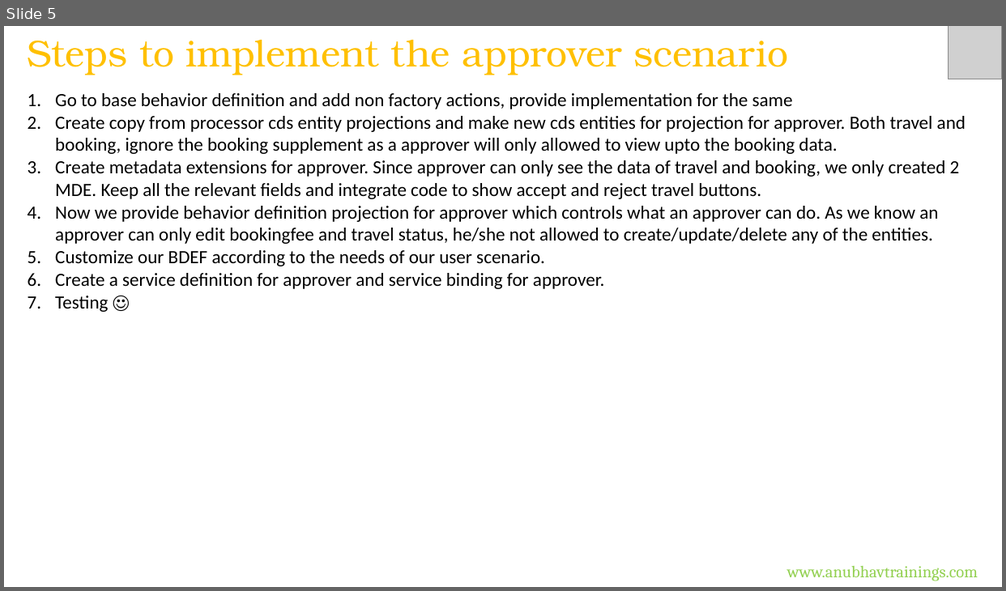
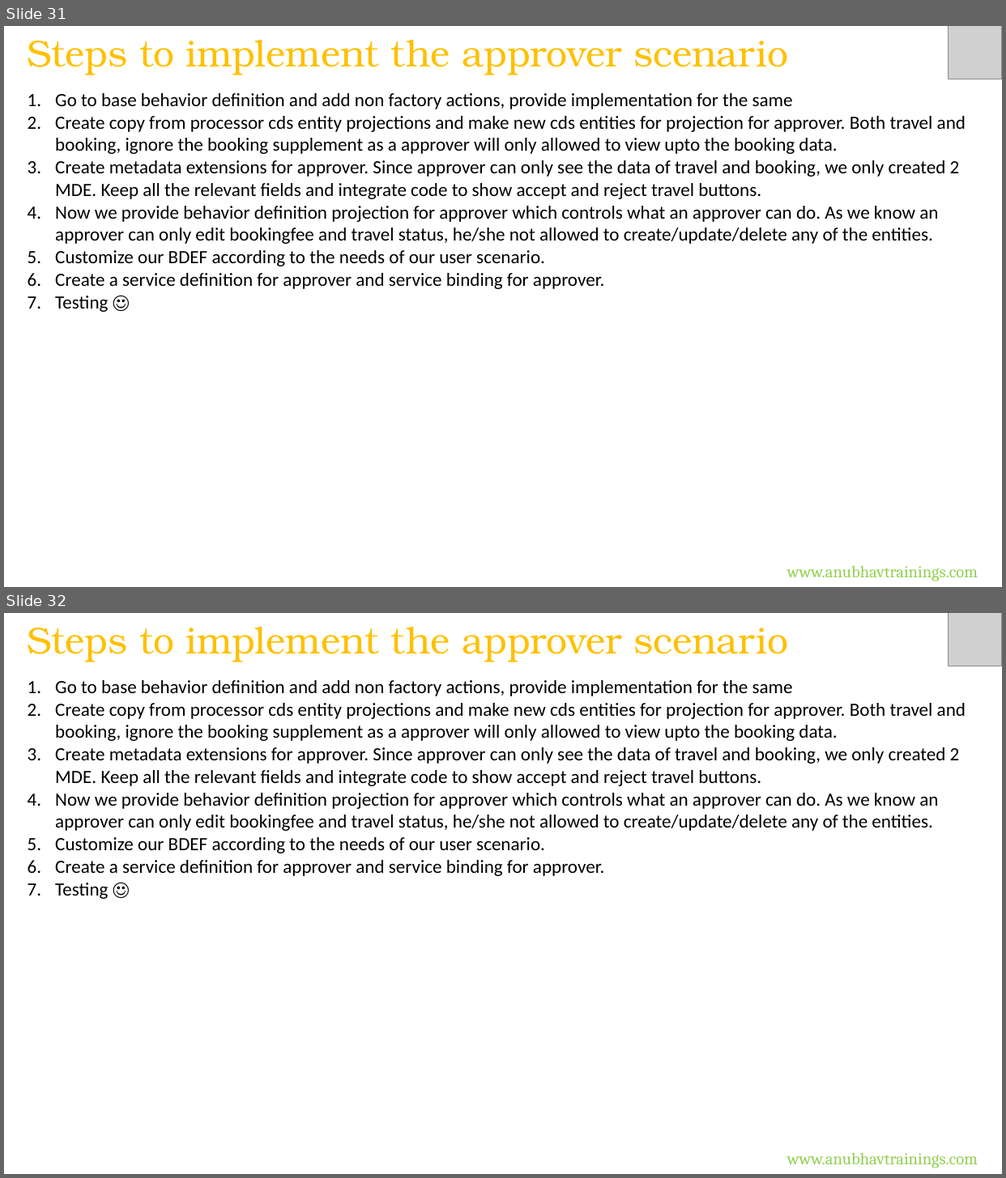
Before and after one commit to soyuztechnologies/CDS_AMDP_RAP_Training_60H, a slide deck: Day 11/DAY-11.pptx. Shown one above the other, each under a label of ours: slide 5 before the commit, slides 31 and 32 after it. The pictures are 1006x591 and 1006x1178 pixels, drawn with LibreOffice and Linux fonts; fonts in the diff are those of the drawing; grey boxes stand for pictures. Boxes give left, top, right and bottom in pixels: in the first picture for what was removed or moved away, otherwise in the second. Text is boxed around its words. In the diff, an @@ line names an element or a change of style, - is before the commit and + after.

Commit message:
Auto bot updater CDS_AMDP_RAP_Training_60H Course

```diff
--- a/Day 11/DAY-11.pptx
+++ b/Day 11/DAY-11.pptx
@@ slide 31 added at bbox=[4, 26, 1002, 587], background #FFFFFF @@
@@ text added at bbox=[27, 40, 788, 75], 36 pt, text #FFC000 @@
+Steps to implement the approver scenario
@@ picture added at bbox=[948, 26, 1002, 79] @@
@@ text added at bbox=[55, 93, 965, 312], 18 pt, text #000000 @@
+1. Go to base behavior definition and add non factory actions, provide implementation for the same
+2. Create copy from processor cds entity projections and make new cds entities for projection for approver. Both travel and booking, ignore the booking supplement as a approver will only allowed to view upto the booking data.
+3. Create metadata extensions for approver. Since approver can only see the data of travel and booking, we only created 2 MDE. Keep all the relevant fields and integrate code to show accept and reject travel buttons.
+4. Now we provide behavior definition projection for approver which controls what an approver can do. As we know an approver can only edit bookingfee and travel status, he/she not allowed to create/update/delete any of the entities.
+5. Customize our BDEF according to the needs of our user scenario.
+6. Create a service definition for approver and service binding for approver.
+7. Testing ☺
@@ text added at bbox=[787, 566, 978, 582], 16 pt, text #92D050 @@
+www.anubhavtrainings.com
@@ what was slide 5 is now slide 32 @@
```
Also in this commit, not shown: 26 other slides added, 17 other files.
